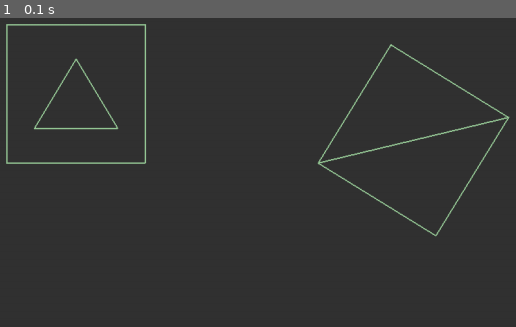
Above: before the commit, frame 1.
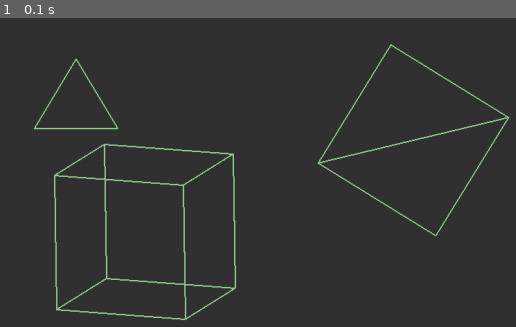
Above: after the commit, the same moment.

Repository: chebur5581/GraphicEngine_v1
Game: pygame game, started from 2D/main.py
Same seed, same stepped clock (60 frames per second), same inputs: the game is played once before the commit and once after it.
Inputs:
- Up to frame 1 (0.1 s): no input

The runs differ from the first frame. In frame 1, 2.3% of the frame differs, in the area x 1-46%, y 1-98%.

Commit message:
some 3d objects

Diff:
--- a/2D/world.py
+++ b/2D/world.py
@@ -12,13 +12,14 @@
 
     def create_objects(self):  # создание объектов с вершинами
         self.cube_1 = self.quad((550, 300), 200)
+
         self.cube_1.rotate_z(45)
 
         self.figure_1 = self.figure((200, 200),
                         np.array([(60, 50), (-60, 50), (0, -50)]),
                         np.array([((0, 1, 2))]))
 
-        self.plane = self.get_object_from_file('test.obj', 100, (200, 200))
+        self.obj = self.get_object_from_file('cube.obj', 100, (300, 400))
 
     # функция квадрата
     def quad(self, pos, size=float or int, facets=np.array([((0, 1, 2)), ((0, 2, 3))])):
@@ -31,7 +32,7 @@
     def render_world(self):  # отрисовка всех объектов
         self.cube_1.render()
         self.figure_1.render()
-        self.plane.render()
+        self.obj.render()
 
     def get_object_from_file(self, filename, size, pos):
         vertex, faces = [], []
Not shown, added: 2D/cube.obj
Not shown, changed: 2D/monkey_test.obj
